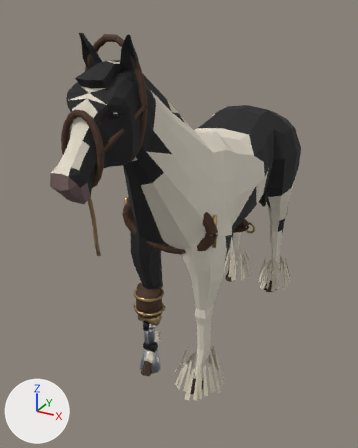
Before and after pictures for a commit that changed the glTF model assets/creatures/cyber_cob/cyber_cob.glb.
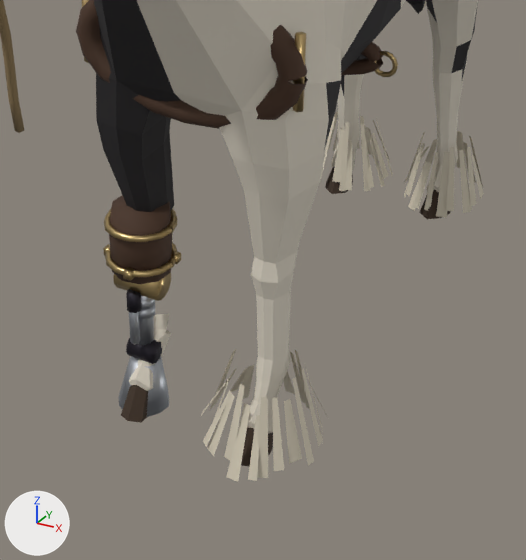
There are two pictures of each version: one whole from a 50 mm lens placed at (1.13, -2.56, 1.97), pointed at (-0.09, -0.33, 0.86), one close up on the part from 25% to 86% of the width and 45% to 97% of the height. Lighting does not change. The marker at lower left points along +X, +Y and +Z. The first two pictures are the older version. Where no turn or scale is listed for an object, it has been applied to the vertices. Vertices at exactly the same position are counted once.

The first close-up shows 'CyberCob_Body'.
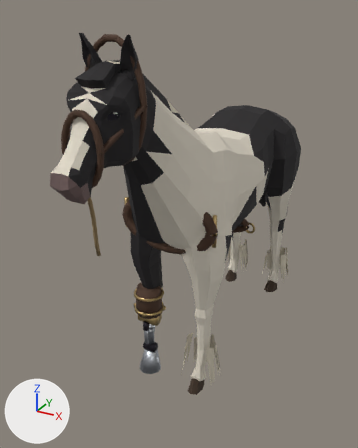
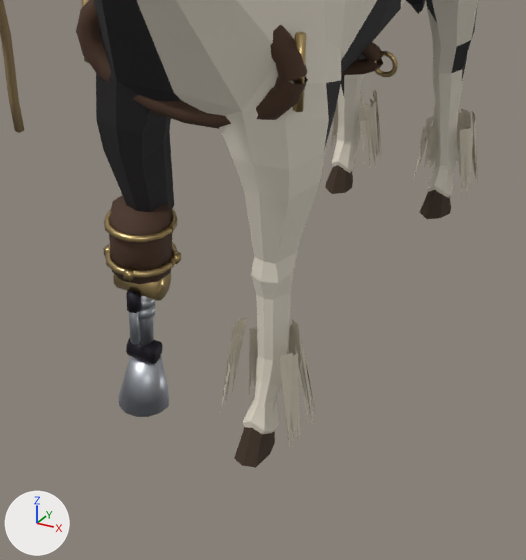
Pixel boxes [x1, y1, x2, y2] of what changed, in the close-ups (526 x 560 px):
'CyberCob_Body', reshaped: before [0, 0, 484, 482]; after [0, 0, 478, 468]
part 1 of me_horse, rebuilt: before [295, 350, 310, 409]; after [292, 320, 306, 410]
part 2 of me_horse, rebuilt (not visible before): after [255, 343, 258, 364]
part 3 of me_horse, deleted: before [121, 112, 484, 482]
part 4 of me_horse, built on: before [209, 139, 477, 419]; after [220, 90, 478, 447]

What the commit changed:
me_horse is used by ob_cybercob_body; location (0.0, 0.0, 0.0).
me_horse had 2610 vertices, 4412 faces and spanned x -0.33..0.33, y -1.35..0.87, z 0.0..1.89.
me_horse now has 2550 vertices, 4294 faces and spans x -0.33..0.33, y -1.35..0.87, z 0.0..1.89.
me_horse part 1: the loose piece of 4 vertices spanning x 0.2..0.23, y -0.48..-0.43, z 0.03..0.22 is rebuilt with 3 vertices and now spans x 0.19..0.22, y -0.48..-0.44, z 0.03..0.31.
me_horse part 2: the loose piece of 4 vertices spanning x 0.1..0.14, y -0.47..-0.42, z 0.03..0.23 is rebuilt with 3 vertices and now spans x 0.09..0.13, y -0.49..-0.45, z 0.05..0.22.
me_horse part 3: 59 loose pieces with 274 vertices, spanning x -0.31..0.31, y -0.71..0.87, z 0.0..0.24, are deleted.
Part 4, on me_horse:
40 vertices are removed from x -0.09..0.28, y -0.55..0.86, z 0.01..0.23.
20 faces are deleted.
258 vertices are added at x -0.27..0.27, y -0.61..0.84, z 0.02..0.31.
86 new faces join them, mat_cybercob_cream (pale yellow #cfc6b2).
Other edits to the shape of me_horse do not show in these pictures.
